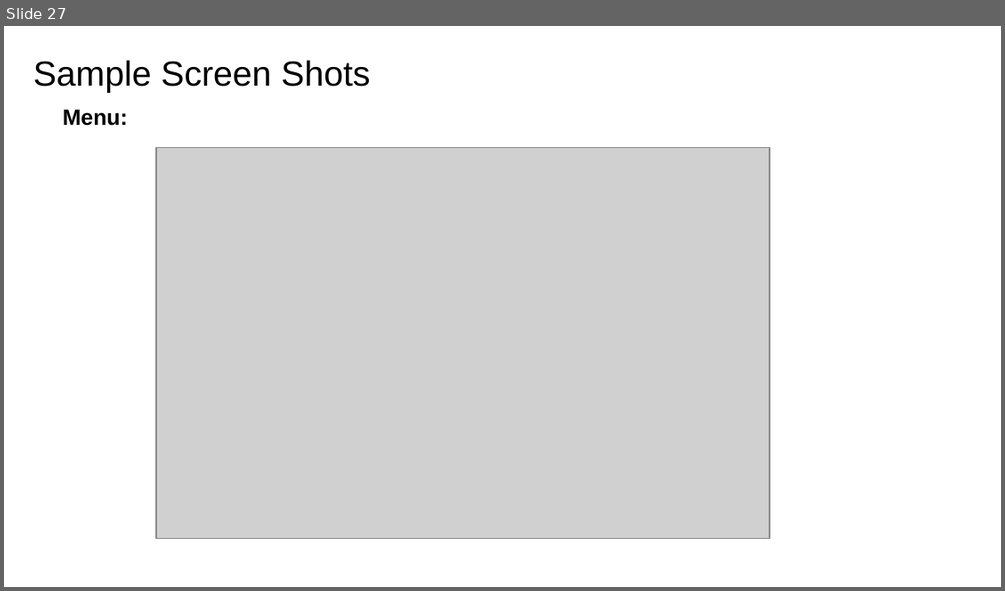
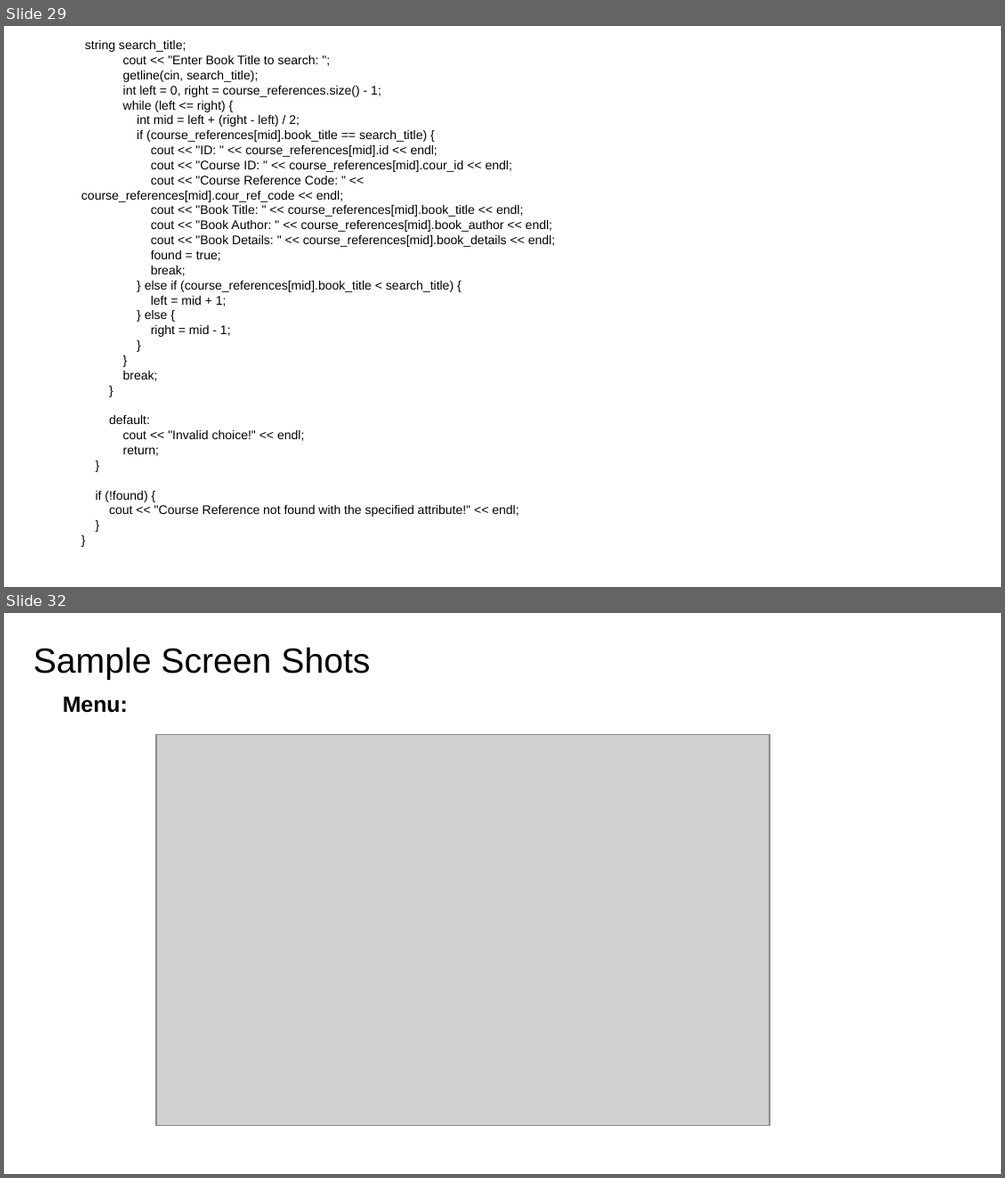
Before and after one commit to vissamsettynikitha/team_power_rangers, a slide deck: OBE_power_rangers_course_reference.pptx. Shown one above the other, each under a label of ours: slide 27 before the commit, slides 29 and 32 after it; the slides between them are not shown. The pictures are 1005x591 and 1005x1178 pixels, drawn with LibreOffice and Linux fonts; fonts in the diff are those of the drawing; grey boxes stand for pictures; background and template pictures are left out. Boxes give left, top, right and bottom in pixels: in the first picture for what was removed or moved away, otherwise in the second. Text is boxed around its words. In the diff, an @@ line names an element or a change of style, - is before the commit and + after.

```diff
--- a/OBE_power_rangers_course_reference.pptx
+++ b/OBE_power_rangers_course_reference.pptx
@@ slide 29 added at [4,26,1001,587], background #FFFFFF @@
@@ text added at [81,40,555,516], 9 pt, text #000000 @@
+string search_title;
+cout << "Enter Book Title to search: ";
+getline(cin, search_title);
+int left = 0, right = course_references.size() - 1;
+while (left <= right) {
+int mid = left + (right - left) / 2;
+if (course_references[mid].book_title == search_title) {
+cout << "ID: " << course_references[mid].id << endl;
+cout << "Course ID: " << course_references[mid].cour_id << endl;
+cout << "Course Reference Code: " << course_references[mid].cour_ref_code << endl;
+cout << "Book Title: " << course_references[mid].book_title << endl;
+cout << "Book Author: " << course_references[mid].book_author << endl;
+cout << "Book Details: " << course_references[mid].book_details << endl;
+found = true;
+break;
+} else if (course_references[mid].book_title < search_title) {
+left = mid + 1;
+} else {
+right = mid - 1;
+}
+}
+break;
+}
+default:
+cout << "Invalid choice!" << endl;
+return;
+}
+if (!found) {
+cout << "Course Reference not found with the specified attribute!" << endl;
+}
+}
@@ what was slide 27 is now slide 32 @@
```
Also in this commit, not shown: 8 slides changed, 8 other slides added, 4 slides removed.
